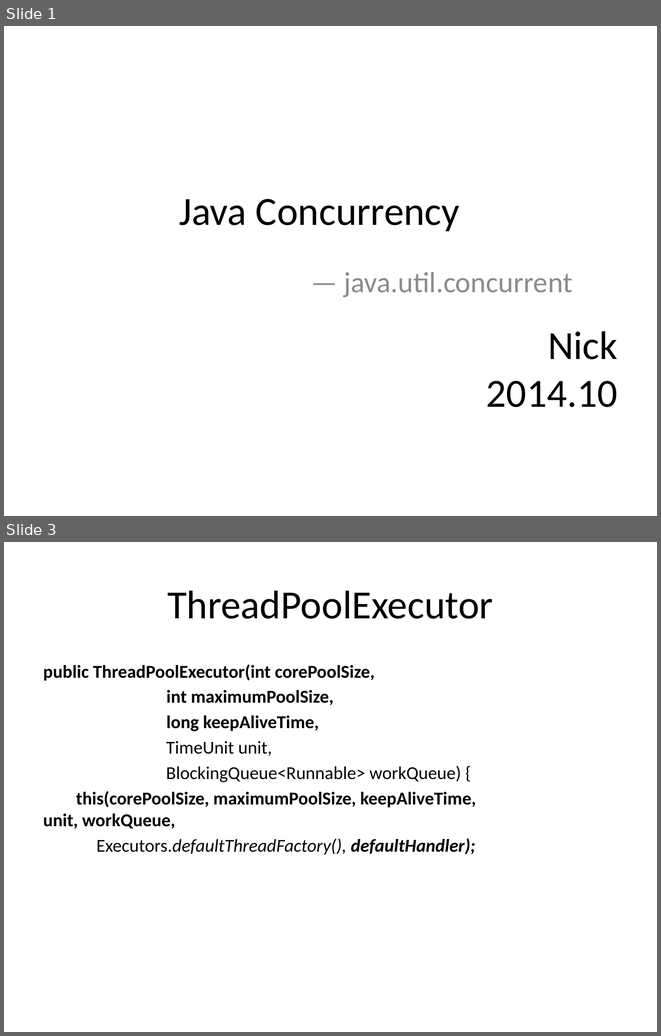
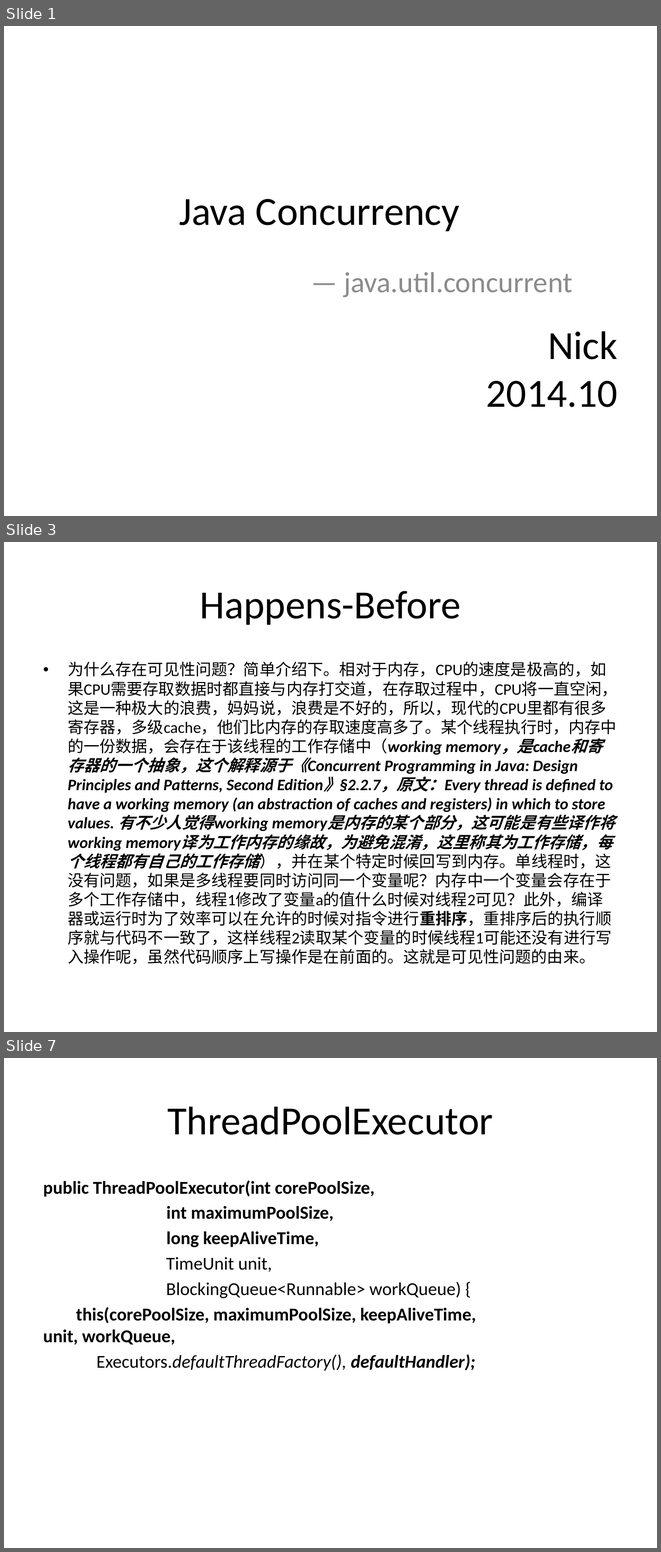
Before and after one commit to NickyQian/Practice, a slide deck: Document/Java Concurrency.pptx. Shown one above the other, each under a label of ours: slides 1 and 3 before the commit, slides 1, 3 and 7 after it; the slides between them are not shown. The pictures are 661x1036 and 661x1552 pixels, drawn with LibreOffice and Linux fonts; fonts in the diff are those of the drawing. Boxes give left, top, right and bottom in pixels: in the first picture for what was removed or moved away, otherwise in the second. Text is boxed around its words. In the diff, an @@ line names an element or a change of style, - is before the commit and + after.

Commit message:
add new slide in java concurrency session ppt

```diff
--- a/Document/Java Concurrency.pptx
+++ b/Document/Java Concurrency.pptx
@@ slide 3 added at [4, 542, 657, 1032], background #FFFFFF @@
@@ title added at [200, 591, 461, 625], 44 pt, text #000000 @@
+Happens-Before
@@ text added at [68, 661, 618, 964], 17.6 pt, text #000000 @@
+• 为什么存在可见性问题？简单介绍下。相对于内存，CPU的速度是极高的，如果CPU需要存取数据时都直接与内存打交道，在存取过程中，CPU将一直空闲，这是一种极大的浪费，妈妈说，浪费是不好的，所以，现代的CPU里都有很多寄存器，多级cache，他们比内存的存取速度高多了。某个线程执行时，内存中的一份数据，会存在于该线程的工作存储中（working memory，是cache和寄存器的一个抽象，这个解释源于《Concurrent Programming in Java: Design Principles and Patterns, Second Edition》§2.2.7，原文：Every thread is defined to have a working memory (an abstraction of caches and registers) in which to store values. 有不少人觉得working memory是内存的某个部分，这可能是有些译作将working memory译为工作内存的缘故，为避免混淆，这里称其为工作存储，每个线程都有自己的工作存储），并在某个特定时候回写到内存。单线程时，这没有问题，如果是多线程要同时访问同一个变量呢？内存中一个变量会存在于多个工作存储中，线程1修改了变量a的值什么时候对线程2可见？此外，编译器或运行时为了效率可以在允许的时候对指令进行重排序，重排序后的执行顺序就与代码不一致了，这样线程2读取某个变量的时候线程1可能还没有进行写入操作呢，虽然代码顺序上写操作是在前面的。这就是可见性问题的由来。
@@ what was slide 3 is now slide 7 @@
```
Also in this commit, not shown: 1 slide changed, 3 other slides added.
